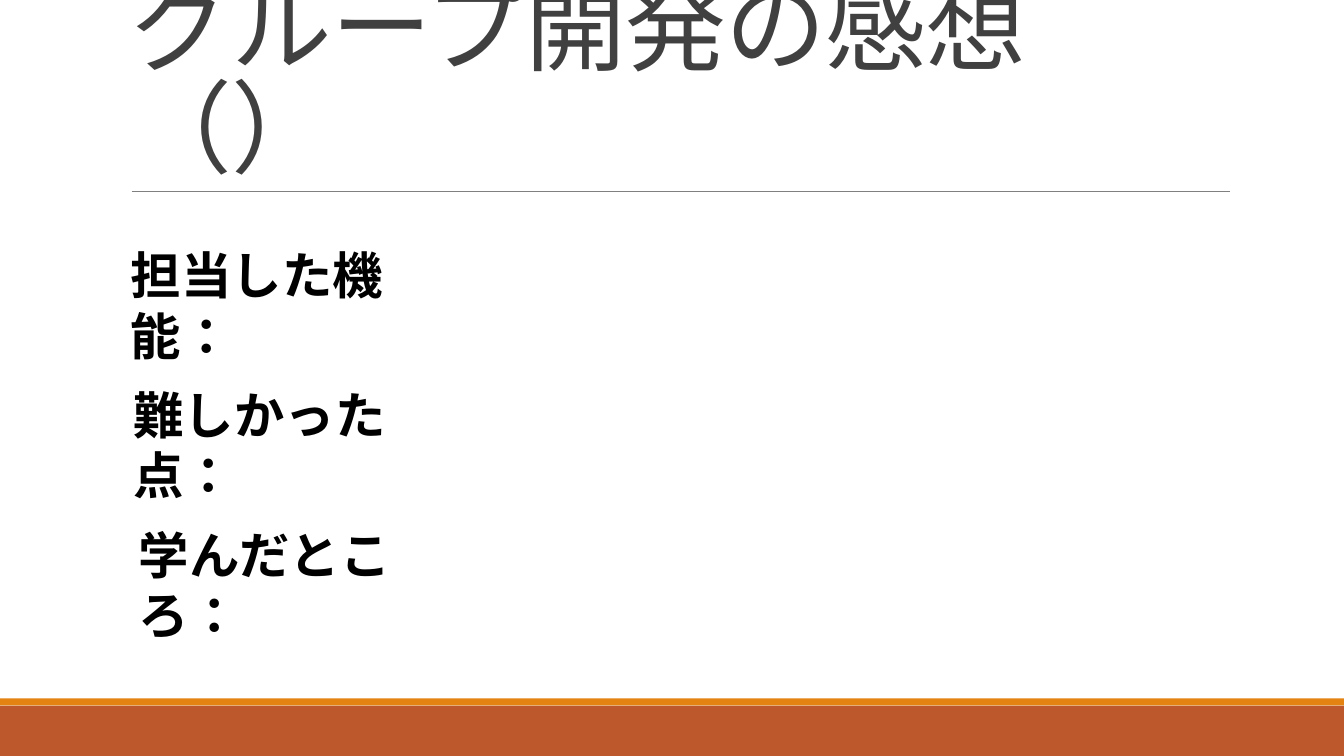
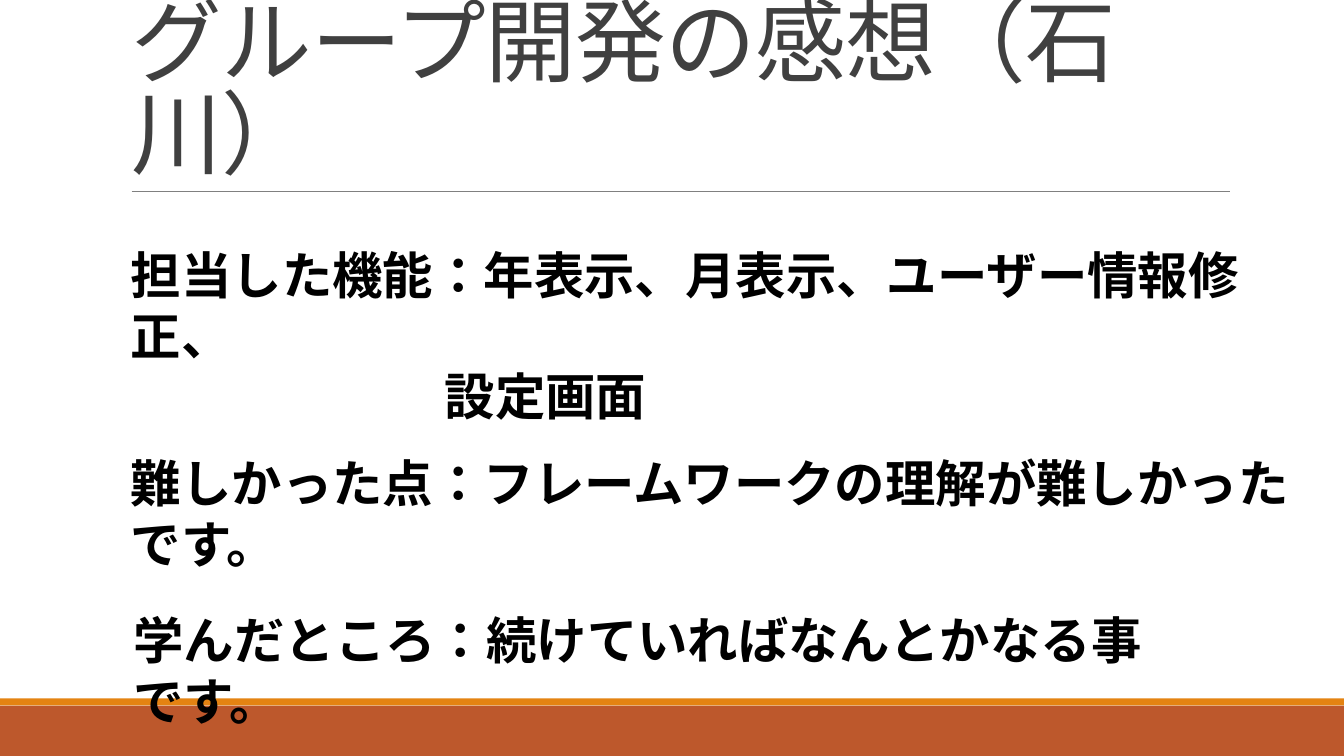
Before and after one commit to ShunjiYamamoto/groupA, a slide deck: slide 10 of 9.発表資料/グループ開発_Aグループ発表資料.pptx. Drawn at 1344x756 pixels with LibreOffice and Linux fonts; fonts in the diff are those of the drawing. Boxes give left, top, right and bottom in pixels: in the first picture for what was removed or moved away, otherwise in the second. Text is boxed around its words. In the diff, an @@ line names an element or a change of style, - is before the commit and + after.

Commit message:
発表資料の修正

```diff
--- a/9.発表資料/グループ開発_Aグループ発表資料.pptx
+++ b/9.発表資料/グループ開発_Aグループ発表資料.pptx
@@ title at <box>131,0,1116,176</box>: text changed; size 72 to 64.8 pt @@
-グループ開発の感想（）
+グループ開発の感想（石川）
@@ text at <box>131,251,1239,420</box>: text changed @@
-担当した機能：
+担当した機能：年表示、月表示、ユーザー情報修正、
+設定画面
@@ text at <box>131,458,1289,567</box>: text changed @@
-難しかった点：
+難しかった点：フレームワークの理解が難しかったです。
@@ text at <box>133,616,1141,724</box>: text changed @@
-学んだところ：
+学んだところ：続けていればなんとかなる事です。
```
Also in this commit, not shown: 5 other slides changed.
